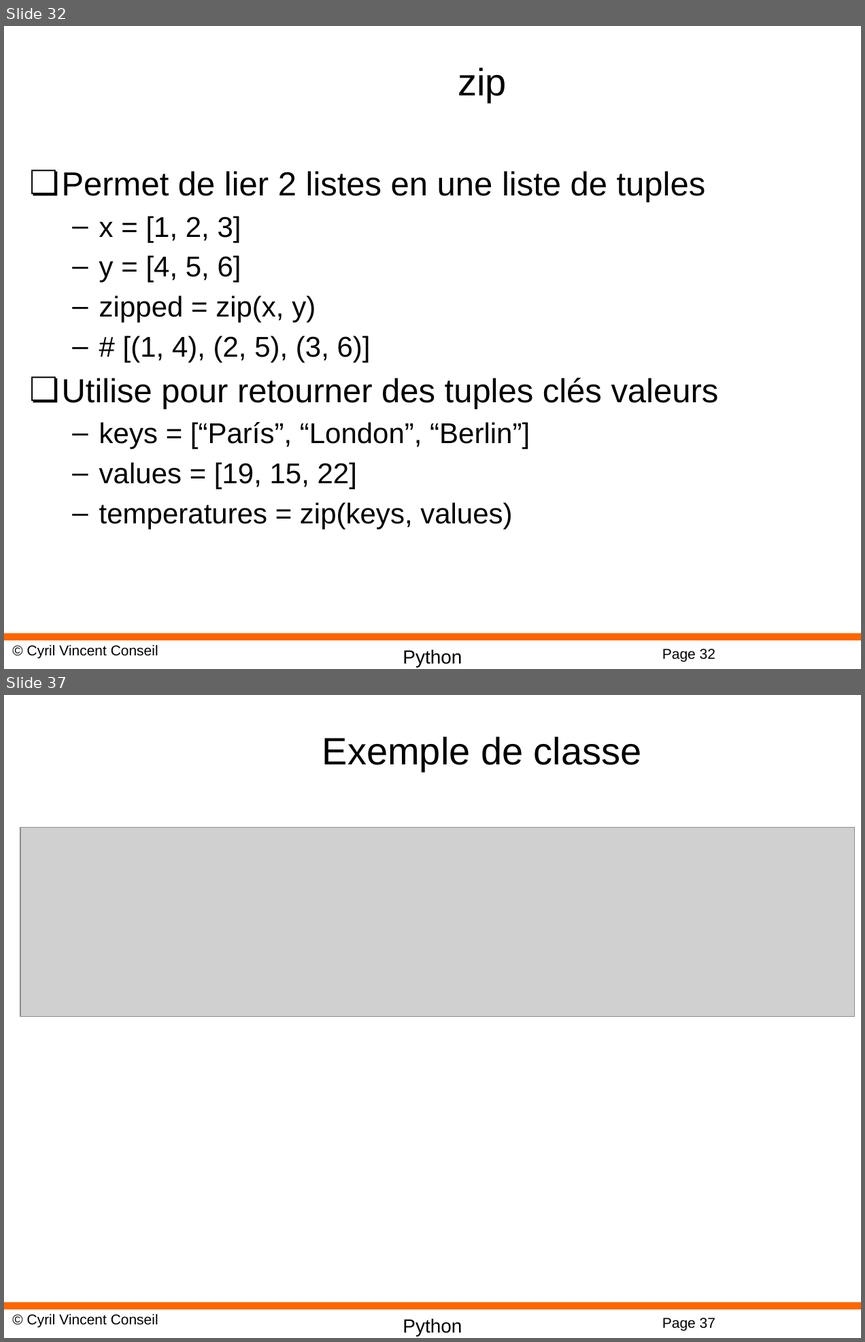
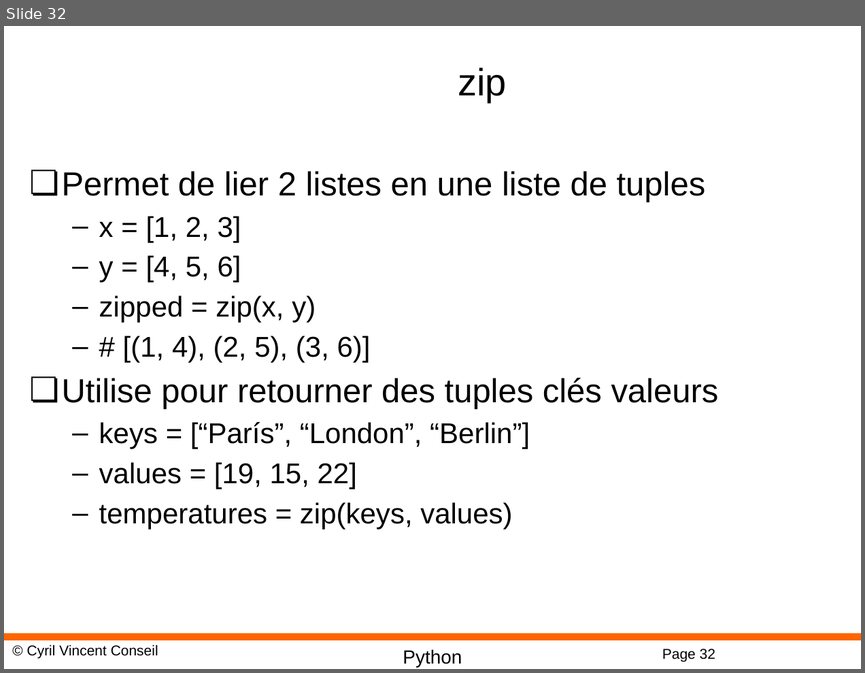
Before and after one commit to cyrilvincent/math, a slide deck: ppt/PythonMath02-Python.pptx. Shown one above the other, each under a label of ours: slides 32 and 37 before the commit, slide 32 after it; the slides between them are not shown. The pictures are 865x1342 and 865x673 pixels, drawn with LibreOffice and Linux fonts; fonts in the diff are those of the drawing; grey boxes stand for pictures; background and template pictures are left out. Boxes give left, top, right and bottom in pixels: in the first picture for what was removed or moved away, otherwise in the second. Text is boxed around its words. In the diff, an @@ line names an element or a change of style, - is before the commit and + after.

```diff
--- a/ppt/PythonMath02-Python.pptx
+++ b/ppt/PythonMath02-Python.pptx
@@ slide 37 removed at bbox=[4, 695, 861, 1338], background #FFFFFF; not listed: 4 template elements that a slide beside it also shows @@
@@ title removed at bbox=[322, 736, 642, 772] @@
-Exemple de classe
@@ picture removed at bbox=[20, 828, 855, 1016] @@
```
Also in this commit, not shown: 26 other slides removed, 1 other file.
